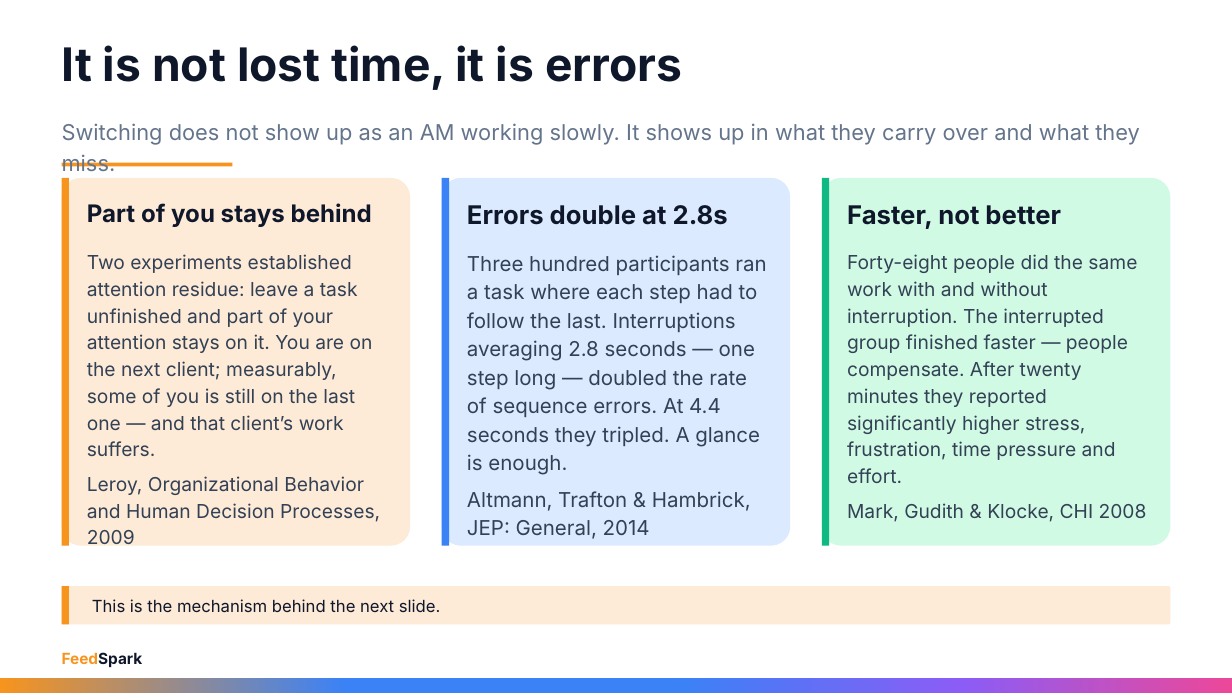
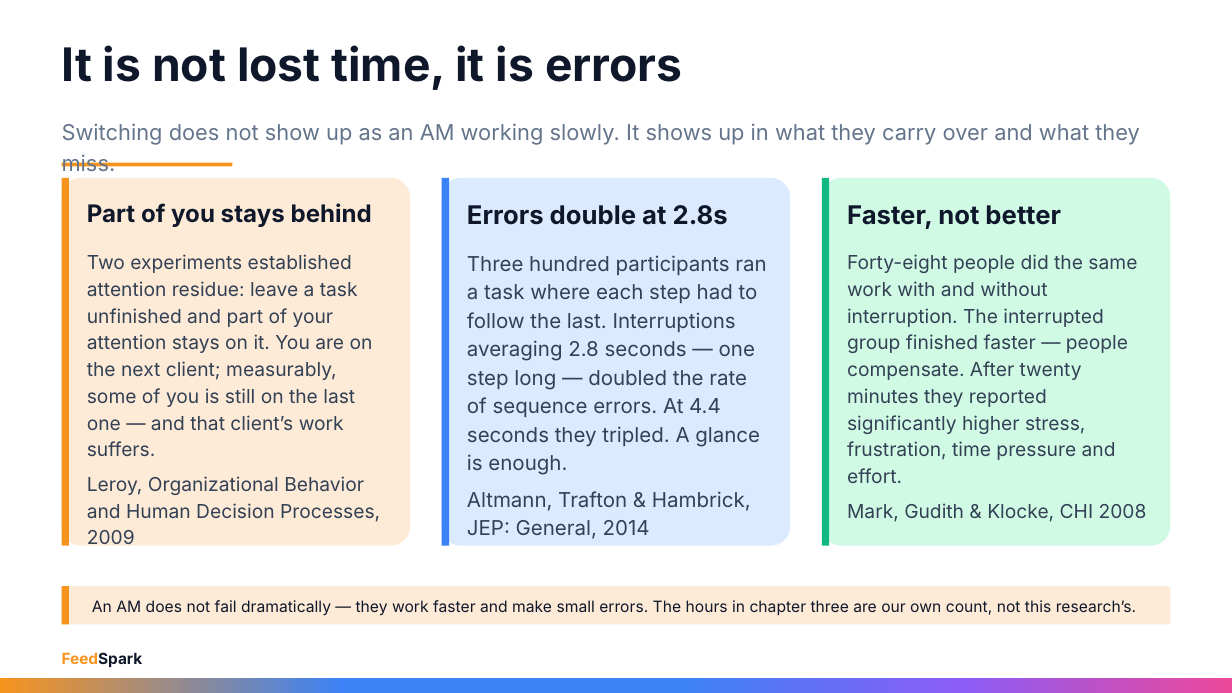
Before and after one commit to rayvtt/feedspark, a slide deck: slide 9 of docs/materials/FCC_Business_Case_Sep26.pptx. Drawn at 1232x693 pixels with LibreOffice and Linux fonts; fonts in the diff are those of the drawing. Boxes give left, top, right and bottom in pixels: in the first picture for what was removed or moved away, otherwise in the second. Text is boxed around its words. In the diff, an @@ line names an element or a change of style, - is before the commit and + after.

```diff
--- a/docs/materials/FCC_Business_Case_Sep26.pptx
+++ b/docs/materials/FCC_Business_Case_Sep26.pptx
@@ text at [92, 600, 1136, 616]: text changed; size 13 to 12.2 pt @@
-This is the mechanism behind the next slide.
+An AM does not fail dramatically — they work faster and make small errors. The hours in chapter three are our own count, not this research’s.
```
Also in this commit, not shown: 2 other slides changed, 1 other file.
